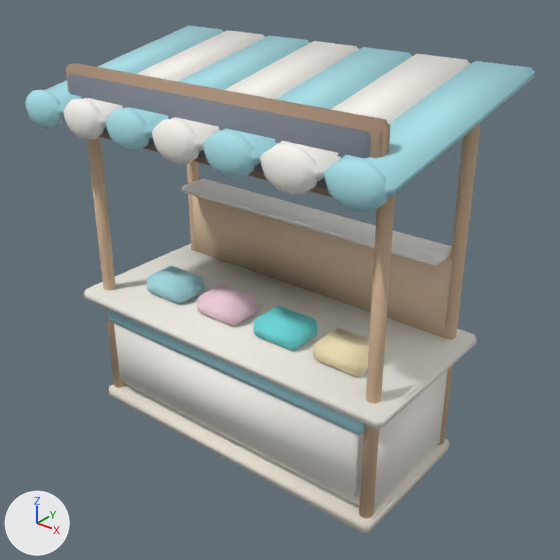
An edit to the FBX model CarrinhoSorvete_NovoProjeto/Assets/GirlPower/Orla3D/Models/MarketStall_Roupas.fbx, drawn before and after from the same camera.
Both versions are drawn from a 50 mm lens placed at (3.12, -3.78, 3.58), pointed at (0.12, -0.03, 1.26). Lighting does not change. The marker at lower left points along +X, +Y and +Z. The first picture is the older version. Where no turn or scale is listed for an object, it has been applied to the vertices.

Names of what the first picture shows: 'Estab_Base', 'Estab_CanopyFade'.
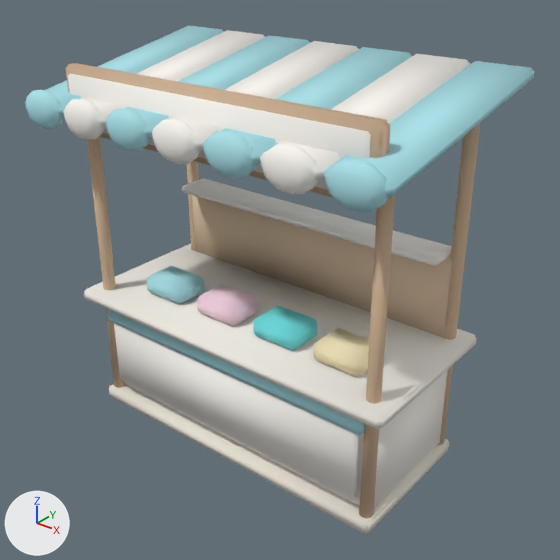
Changed parts and their boxes (x1, y1, x2, y2) in the pictures (560 x 560 px):
part 1 of me_baseplinth, recoloured
    both: (66, 63, 391, 197)
part 2 of me_baseplinth, recoloured (grey to white)
    both: (68, 73, 371, 190)

The change, as a list of edits to the scene's bpy script:
```text
Change me_baseplinth:
    where me_baseplinth.from_pydata(...)  # 496 vertices, 438 faces; spans x -1.32..1.32, y -0.64..0.62, z 0.0..2.64
    used by ob_estab_base; location = (0.0, 0.0, 0.0)
    me_baseplinth part 1: all 30 faces that had it switch from mat_ac_wooddark (beige #af937a) to mat_ac_woodwarm (beige #d3b596)
    me_baseplinth part 2: all 30 faces that had it switch from mat_ac_metaldark (grey #7c838f) to mat_ac_cream (white #fdf9f3)
```
